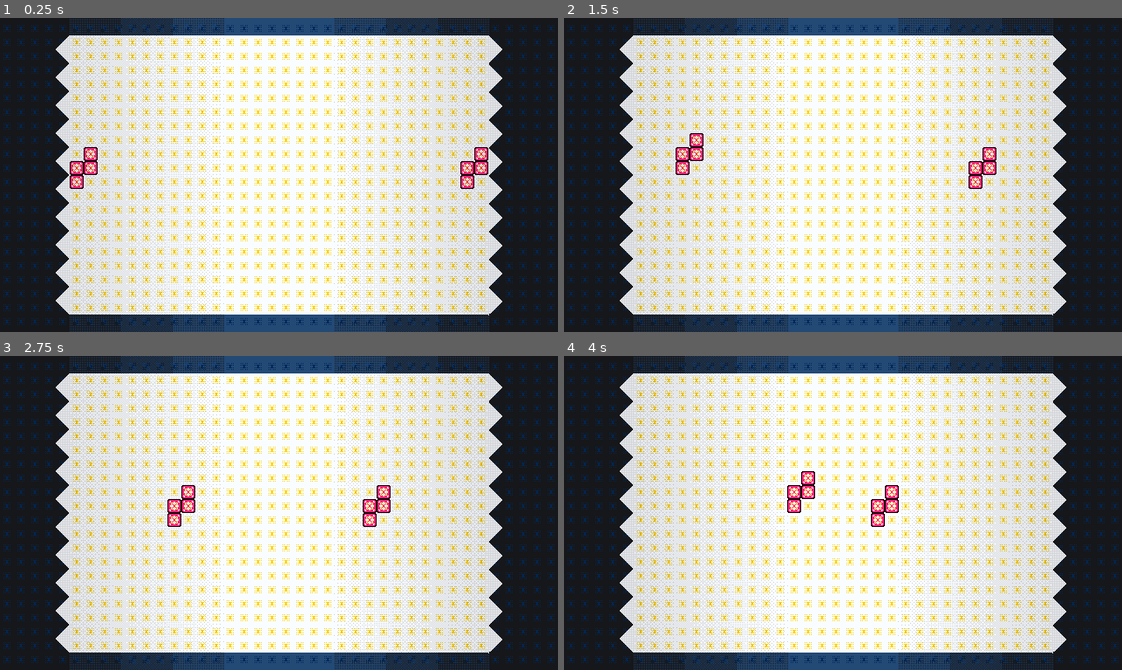
Above: before the commit, frames 1-4 (two rows, left to right).
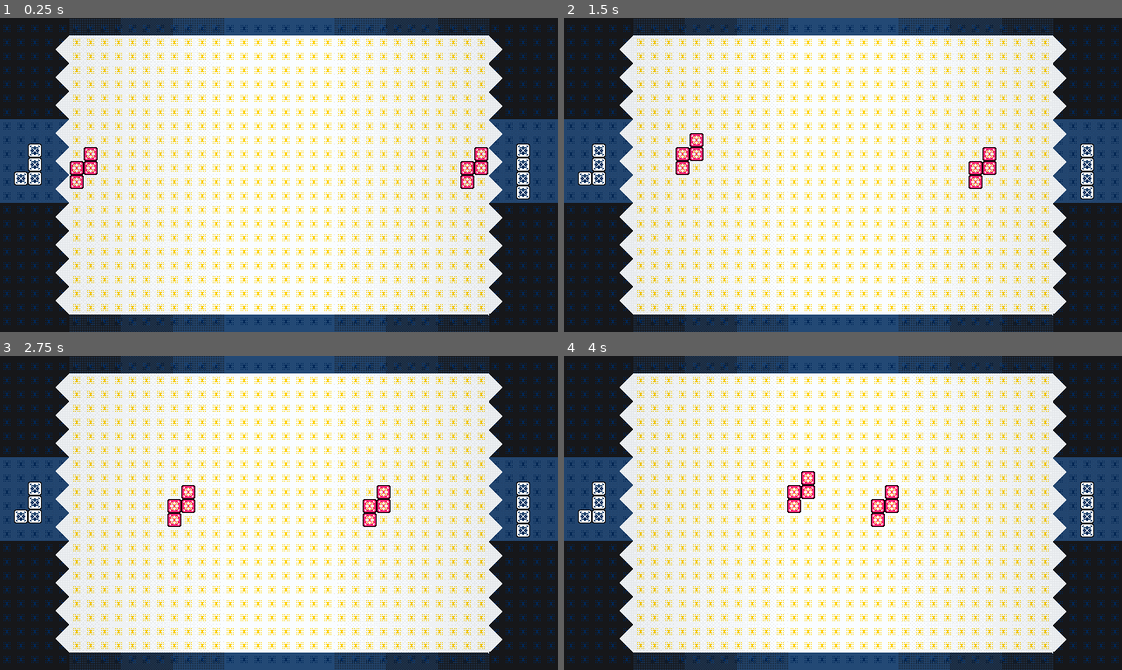
Above: after the commit, the same moments.

Repository: enricllagostera/coop-tetris
Game: Godot game, scene res://Matrix.tscn
The game is run twice, just before and just after one commit, with the same random seed, the same clock (stepped at 60 frames per second) and the same inputs.
Inputs (mouse positions are in pixels of both pictures, inside the frame that each line leads up to):
- Up to frame 1 (0.25 s): no input
- Up to frame 2 (1.5 s): tap Enter (restart) at 0.5, 1.25 s; move the mouse to (965, 159) at 0.52 s; hold W (pl_up) 0.53-1.28 s; tap D (pl_drop_soft) at 0.6 s; click (965, 159) at 0.67 s; tap Left (pr_drop_soft) at 0.8, 1.35 s; move the mouse to (731, 190) at 1.27 s; hold S (pl_down) from 1.28 s (still down)
- Up to frame 3 (2.75 s): tap D (pl_drop_soft) at 1.55, 2.1 s; move the mouse to (334, 443) at 2.02 s; release S (pl_down) at 2.03 s; hold W (pl_up) from 2.03 s (still down); tap Left (pr_drop_soft) at 2.3 s
- Up to frame 4 (4 s): tap Enter (restart) at 2.75 s; move the mouse to (815, 575) at 2.77 s; tap A (pl_rot_c) at 2.85 s; click (815, 575) at 2.92 s; tap D (pl_drop_soft) at 3.05 s; move the mouse to (1010, 560) at 3.52 s; release W (pl_up) at 3.53 s; hold S (pl_down) from 3.53 s (still down); tap E (pl_rot_cc) at 3.6 s; tap Left (pr_drop_soft) at 3.8 s

The runs differ from the first frame. In frame 1, 5.3% of the frame differs, in the area x 0-100%, y 32-59%; in frame 2, 5.3%; in frame 3, 5.3%; in frame 4, 5.3%.

Commit message:
show next piece (closes #3)

Diff:
--- a/Matrix.gd
+++ b/Matrix.gd
@@ -111,11 +111,6 @@
 		return
 	if tetro.locking:
 		tetro.lockdown_cancelled()
-#
-##	just started touching the bottom of the piece
-#		if (player == Game.Player.LEFT and dir == Game.Dir.D) or (player == Game.Player.RIGHT and dir == Game.Dir.U):
-#			if not tetro.locking:
-#				tetro.lockdown_started()
 	move_tetro(tetro, dir)
 	debug_render()
 	pass
@@ -126,10 +121,10 @@
 	pass
 
 
-func spawn(origin, player, piece):
+func spawn(origin, player):
 	var new_tetro = tetro_prefab.instance()
 	new_tetro.coord = origin
-	new_tetro.piece = piece
+	new_tetro.piece = bags[player].pop_next()
 	new_tetro.rot = Game.Rot.R0 if player == Game.Player.LEFT else Game.Rot.R2
 	new_tetro.rel_blocks = Game.calc_tetro_rel_coords(new_tetro.piece, new_tetro.rot)
 	new_tetro.player = player
@@ -140,6 +135,7 @@
 		return
 	$Grid.add_child(new_tetro)
 	pieces[player] = new_tetro
+	update_preview(player)
 	pass
 
 
@@ -151,7 +147,7 @@
 	$Tween.interpolate_property($Grid, "position", grid_origin + Vector2(0, 4), grid_origin, .1, Tween.TRANS_ELASTIC, Tween.EASE_OUT)
 	$Tween.start()
 	update_score()
-	spawn(spawn_points[player], player, bags[player].pop_next())
+	spawn(spawn_points[player], player)
 	debug_render()
 	is_updating = false
 
@@ -177,9 +173,20 @@
 			$Grid.add_child(debug_blocks[Vector2(col, row)])
 			debug_blocks[Vector2(col, row)].position = Vector2(col, row) * 16
 			debug_blocks[Vector2(col, row)].get_node("Solid").visible = false
-	spawn(spawn_points[Game.Player.LEFT], Game.Player.LEFT, bags[Game.Player.LEFT].pop_next())
-	spawn(spawn_points[Game.Player.RIGHT], Game.Player.RIGHT, bags[Game.Player.RIGHT].pop_next())
-	pass
+	spawn(spawn_points[Game.Player.LEFT], Game.Player.LEFT)
+	spawn(spawn_points[Game.Player.RIGHT], Game.Player.RIGHT)
+	pass
+
+
+func update_preview(player):
+	var preview_tetro = $TetroPreviewLeft if player == Game.Player.LEFT else $TetroPreviewRight
+	var target_tetro = bags[player].view_next()
+	preview_tetro.piece = target_tetro
+	preview_tetro.rot = Game.Rot.R0 if player == Game.Player.LEFT else Game.Rot.R2
+	preview_tetro.rel_blocks = Game.calc_tetro_rel_coords(preview_tetro.piece, preview_tetro.rot)
+	preview_tetro.render_for_ui()
+	pass
+
 
 
 func update_score():
@@ -247,7 +254,7 @@
 		return
 	for i in range(0,2):
 		shift_tetro(pieces[i], Game.Dir.D if i == Game.Player.LEFT else Game.Dir.U, i)
+#	Speed increase as more lines are made
 	tick_interval = tick_interval_base * clamp(1-lines*0.005, 0.5, 1.0)
-	print(tick_interval)
 	$TickTimer.wait_time = tick_interval
 	pass
--- a/Matrix.tscn
+++ b/Matrix.tscn
@@ -1,9 +1,10 @@
-[gd_scene load_steps=5 format=2]
+[gd_scene load_steps=6 format=2]
 
 [ext_resource path="res://images/goal_line.png" type="Texture" id=1]
 [ext_resource path="res://Matrix.gd" type="Script" id=2]
 [ext_resource path="res://images/mockup.png" type="Texture" id=3]
 [ext_resource path="res://images/noise.png" type="Texture" id=4]
+[ext_resource path="res://Tetro.tscn" type="PackedScene" id=5]
 
 [node name="Matrix" type="Node2D"]
 script = ExtResource( 2 )
@@ -29,4 +30,14 @@
 centered = false
 
 [node name="Tween" type="Tween" parent="."]
+
+[node name="TetroPreviewLeft" parent="." instance=ExtResource( 5 )]
+position = Vector2( 32, 176 )
+rotation = -1.5708
+coord = Vector2( 0, 0 )
+
+[node name="TetroPreviewRight" parent="." instance=ExtResource( 5 )]
+position = Vector2( 592, 176 )
+rotation = -1.5708
+coord = Vector2( 0, 0 )
 [connection signal="timeout" from="TickTimer" to="." method="_on_TickTimer_timeout"]
--- a/Tetro.gd
+++ b/Tetro.gd
@@ -15,6 +15,13 @@
 func rotate_clockwise():
 	var target_rot = Game.ROT_CLOCKWISE[rot]
 	rot = target_rot
+
+
+func render_for_ui():
+	for i in range(0, rel_blocks.size()):
+		visual_blocks[i].position = rel_blocks[i] * Game.FTILE
+		visual_blocks[i].modulate = Color.white
+	pass
 
 
 func render():
Binary file changed: images/mockup.aseprite
Binary file changed: images/mockup.png
